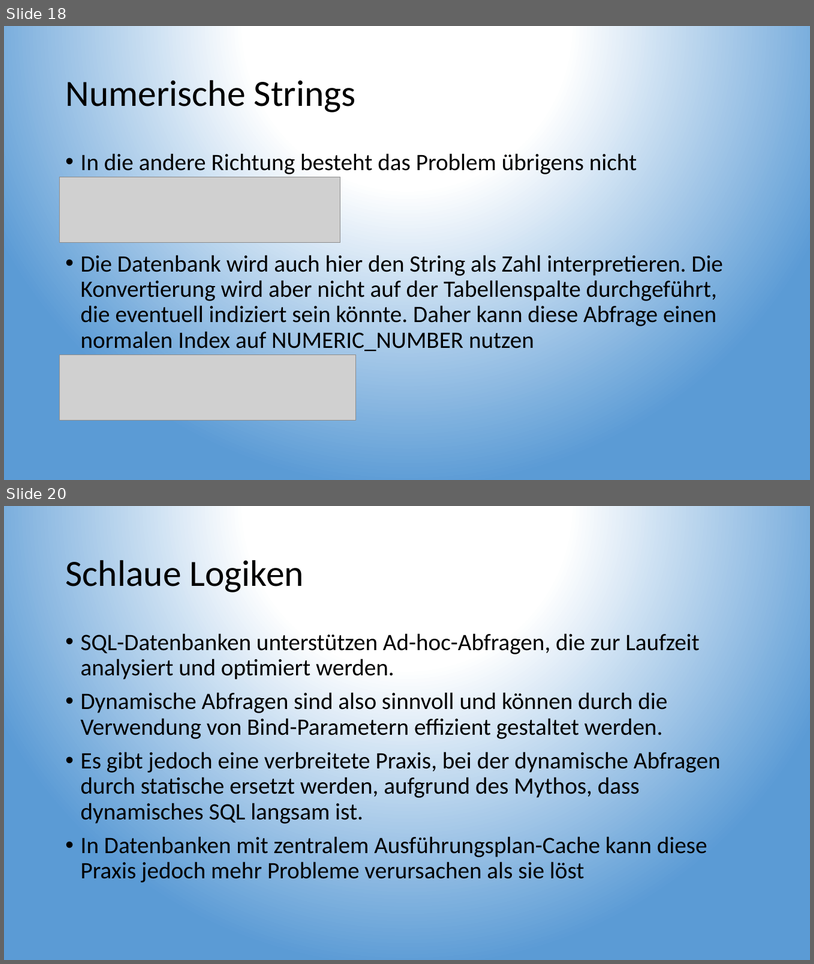
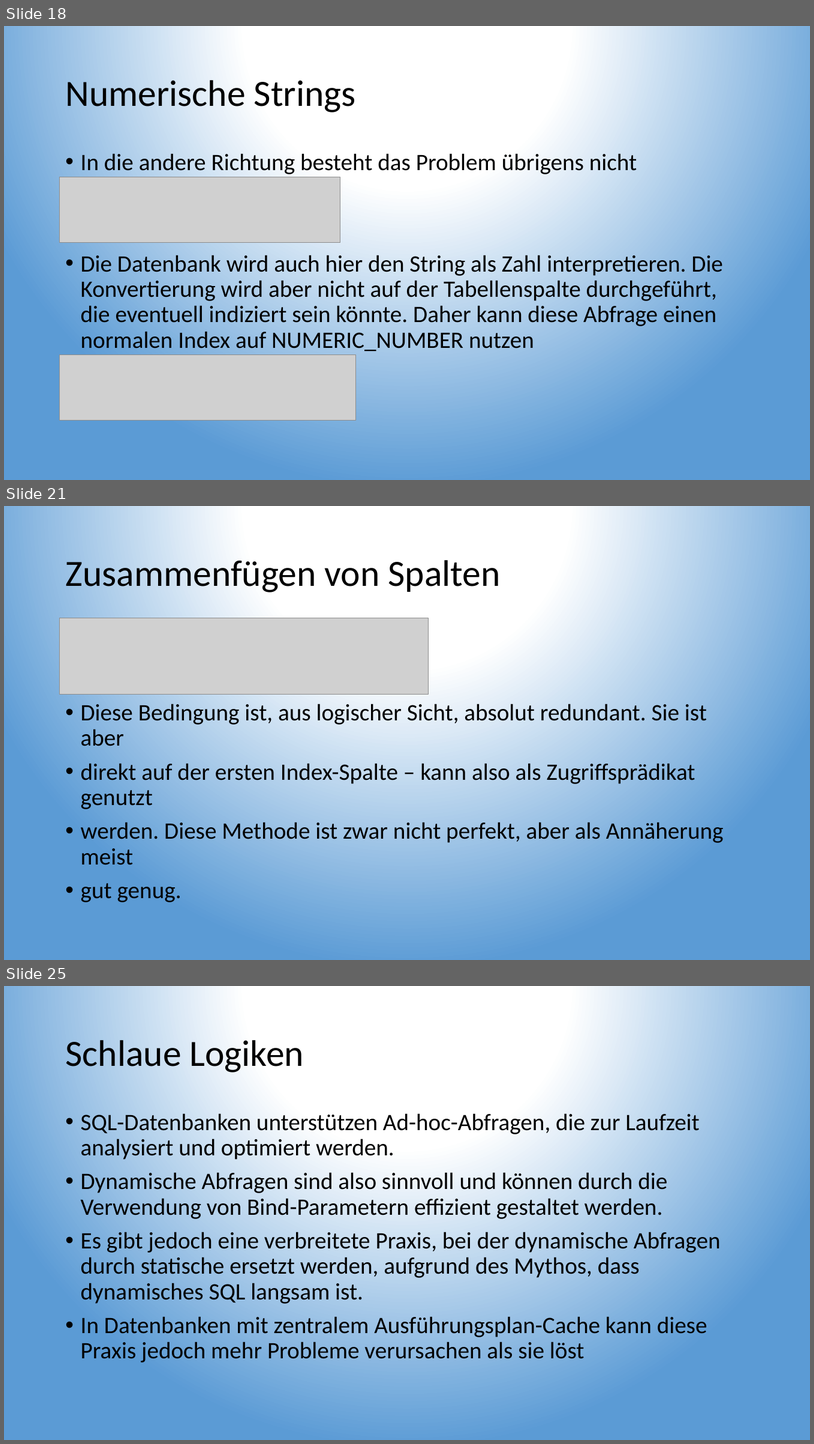
Before and after one commit to TobiaszMylak/DBI-Pr-sentation, a slide deck: DBI Präsentation Gruppe 2 - Ganzes Thema.pptx. Shown one above the other, each under a label of ours: slides 18 and 20 before the commit, slides 18, 21 and 25 after it; the slides between them are not shown. The pictures are 814x964 and 814x1444 pixels, drawn with LibreOffice and Linux fonts; fonts in the diff are those of the drawing; grey boxes stand for pictures. Boxes give left, top, right and bottom in pixels: in the first picture for what was removed or moved away, otherwise in the second. Text is boxed around its words. In the diff, an @@ line names an element or a change of style, - is before the commit and + after.

```diff
--- a/DBI Präsentation Gruppe 2 - Ganzes Thema.pptx
+++ b/DBI Präsentation Gruppe 2 - Ganzes Thema.pptx
@@ slide 21 added at (4,506,810,960), background gradient #FFFFFF to #5B9BD5 @@
@@ title added at (65,555,501,595), 44 pt, text #000000 @@
+Zusammenfügen von Spalten
@@ picture added at (60,618,429,695) @@
@@ text added at (81,703,724,902), 28 pt, text #000000 @@
+• Diese Bedingung ist, aus logischer Sicht, absolut redundant. Sie ist aber
+• direkt auf der ersten Index-Spalte – kann also als Zugriffsprädikat genutzt
+• werden. Diese Methode ist zwar nicht perfekt, aber als Annäherung meist
+• gut genug.
@@ what was slide 20 is now slide 25 @@
```
Also in this commit, not shown: 5 other slides added, 2 slides removed.
